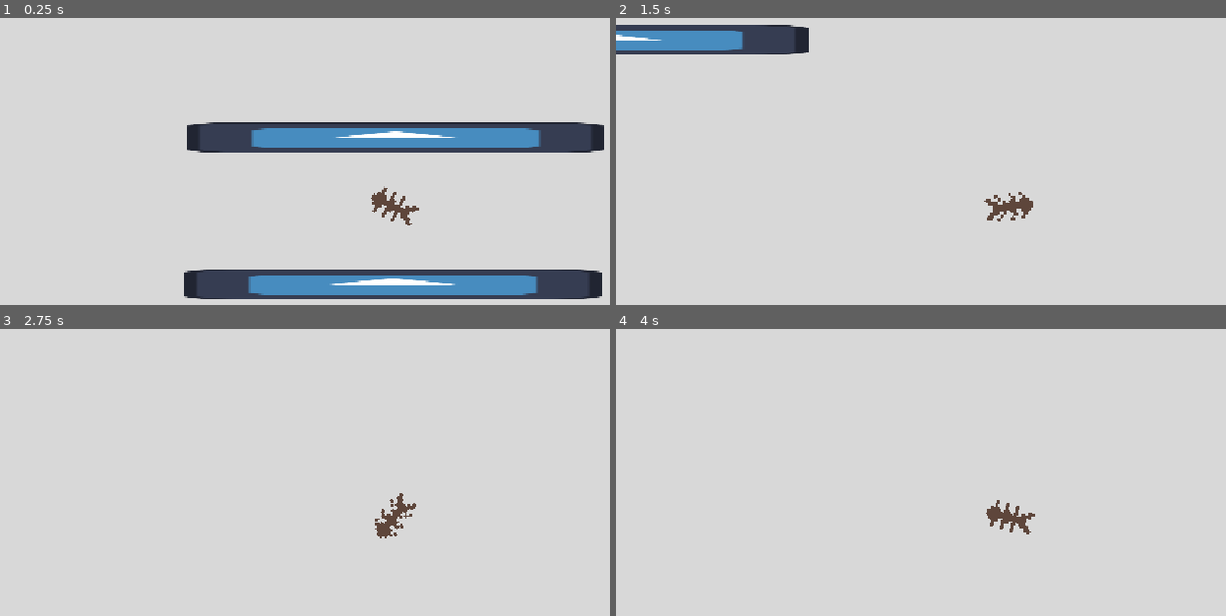
Above: before the commit, frames 1-4 (two rows, left to right).
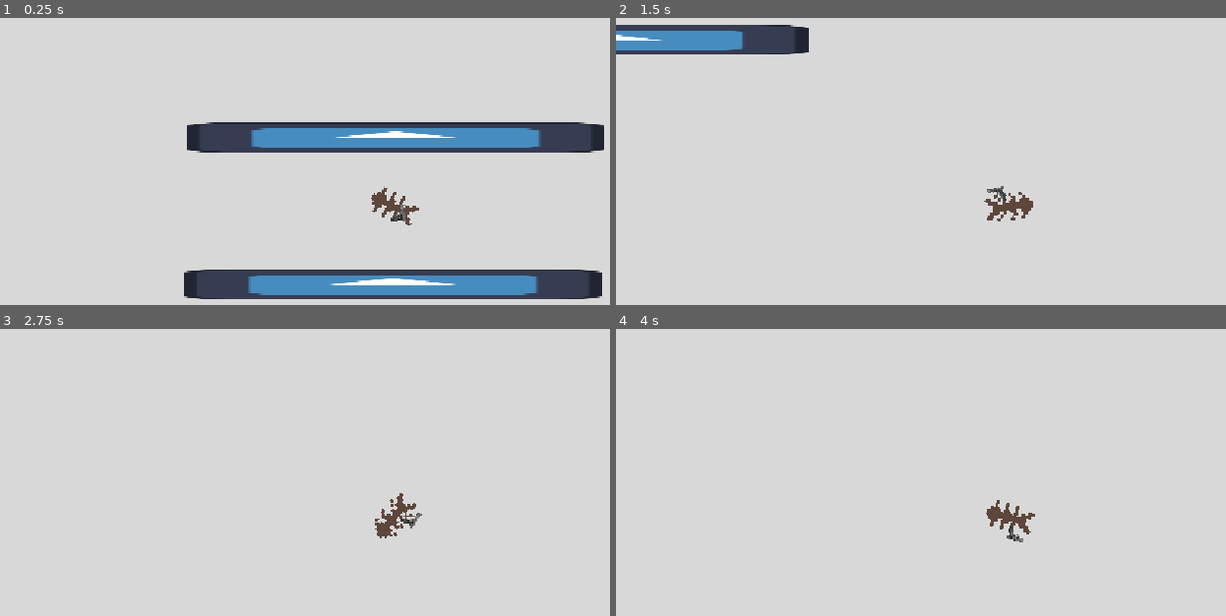
Above: after the commit, the same moments.

Repository: XBotDoesStuff/DTAS-1.5
Game: Godot game, scene res://Levels/testing-floor.tscn
Two runs of this game, one before a commit and one after it. Both use one fixed random seed, a clock stepped at 60 frames per second and the inputs below. The engine's default icon, where the game draws it, is replaced by a stand-in: a white triangle on a blue panel in a dark square.
Inputs (mouse positions are in pixels of both pictures, inside the frame that each line leads up to):
- Up to frame 1 (0.25 s): no input
- Up to frame 2 (1.5 s): tap Enter at 0.5 s; move the mouse to (1183, 184) at 0.52 s; press the mouse at (1183, 184) at 0.53 s; hold D (move_right) 0.53-1.28 s; move the mouse to (853, 227) at 1.27 s; release the mouse at (853, 227) at 1.28 s; hold S (move_down) from 1.28 s (still down); tap Space (dash) at 1.35 s
- Up to frame 3 (2.75 s): click (237, 538) at 1.55 s; move the mouse to (469, 420) at 2.02 s; release S (move_down) at 2.03 s; press the mouse at (469, 420) at 2.03 s; hold D (move_right) from 2.03 s (still down)
- Up to frame 4 (4 s): tap Space (dash) at 2.75, 3.6 s; move the mouse to (969, 607) at 2.77 s; release D (move_right) at 2.78 s; release the mouse at (969, 607) at 2.78 s; hold W (move_up) 2.78-3.53 s; click (969, 607) at 2.85 s; move the mouse to (outside the picture) at 3.52 s; press the mouse at (outside the picture) at 3.53 s; hold A (move_left) from 3.53 s (still down)

The runs differ from the first frame. In frame 1, less than 0.1% of the frame differs, in the area x 64-67%, y 65-71%; in frame 2, less than 0.1%; in frame 3, less than 0.1%; in frame 4, less than 0.1%.

Commit message:
everything is broken i think I need to start over

Diff:
--- a/Scenes/Player/Player.tscn
+++ b/Scenes/Player/Player.tscn
@@ -1,10 +1,11 @@
-[gd_scene load_steps=13 format=3 uid="uid://yd4kiqyhmuvt"]
+[gd_scene load_steps=14 format=3 uid="uid://yd4kiqyhmuvt"]
 
 [ext_resource type="Texture2D" uid="uid://b1ma70blcw5y1" path="res://Sprites/Player/Walking/pixil-layer-2.png" id="1_h54ih"]
 [ext_resource type="Script" uid="uid://cyv1wg80hcgnl" path="res://Scripts/player.gd" id="1_ude3g"]
 [ext_resource type="Texture2D" uid="uid://b03oyivfutyrv" path="res://Sprites/Player/Walking/pixil-layer-0.png" id="2_ude3g"]
 [ext_resource type="Texture2D" uid="uid://caod4ageyp1s" path="res://Sprites/Player/Walking/pixil-layer-1.png" id="3_jmcll"]
 [ext_resource type="Script" uid="uid://d3gkkwrw3xwok" path="res://Scripts/Weapons/player_weapons.gd" id="5_jmcll"]
+[ext_resource type="PackedScene" uid="uid://chxnbdgjno7x7" path="res://Scenes/Weapons/glock_18.tscn" id="6_4wape"]
 
 [sub_resource type="GDScript" id="GDScript_ude3g"]
 script/source = "extends Area2D
@@ -100,5 +101,6 @@
 [node name="PlayerWeapons" type="Node2D" parent="."]
 position = Vector2(8, 15)
 script = ExtResource("5_jmcll")
+weapon_to_equip = ExtResource("6_4wape")
 
 [connection signal="timeout" from="DashTimer" to="." method="_on_dash_timer_timeout"]
--- /dev/null
+++ b/Scenes/Projectiles/PlayerHVBP.tscn
@@ -0,0 +1,26 @@
+[gd_scene load_steps=5 format=3 uid="uid://b4wlpr205uaq6"]
+
+[ext_resource type="Script" uid="uid://dymrlfjeblahb" path="res://Scripts/Projectiles/projectile.gd" id="1_mkmgv"]
+
+[sub_resource type="Gradient" id="Gradient_pvha6"]
+colors = PackedColorArray(0.3529412, 0.3529412, 0, 1, 1, 1, 0, 1)
+
+[sub_resource type="GradientTexture2D" id="GradientTexture2D_mkmgv"]
+gradient = SubResource("Gradient_pvha6")
+
+[sub_resource type="RectangleShape2D" id="RectangleShape2D_uu5gj"]
+size = Vector2(17, 6)
+
+[node name="PlayerHvbp" type="CharacterBody2D" groups=["allyProjectile"]]
+collision_layer = 2
+collision_mask = 2
+script = ExtResource("1_mkmgv")
+
+[node name="Sprite2D" type="Sprite2D" parent="."]
+position = Vector2(0.50000036, 0)
+scale = Vector2(0.265625, 0.09375)
+texture = SubResource("GradientTexture2D_mkmgv")
+
+[node name="CollisionShape2D" type="CollisionShape2D" parent="."]
+position = Vector2(0.5, 0)
+shape = SubResource("RectangleShape2D_uu5gj")
--- /dev/null
+++ b/Scenes/Weapons/glock_18.tscn
@@ -0,0 +1,22 @@
+[gd_scene load_steps=4 format=3 uid="uid://chxnbdgjno7x7"]
+
+[ext_resource type="Script" uid="uid://7pn3ri0g3ikv" path="res://Scripts/Weapons/ranged_weapon.gd" id="1_n6jjd"]
+[ext_resource type="PackedScene" uid="uid://b4wlpr205uaq6" path="res://Scenes/Projectiles/PlayerHVBP.tscn" id="2_t30vd"]
+[ext_resource type="Texture2D" uid="uid://ic3egi4gtsbo" path="res://Sprites/Weapons/Glock18/temp_glock_sprite.png" id="3_6ve4q"]
+
+[node name="Glock18" type="Node2D"]
+script = ExtResource("1_n6jjd")
+pierce = 1.0
+proj_amount = 1
+proj_scene = ExtResource("2_t30vd")
+atk_cooldown = 0.1
+damage = 10.0
+
+[node name="Sprite2D" type="Sprite2D" parent="."]
+scale = Vector2(0.05, 0.05)
+texture = ExtResource("3_6ve4q")
+offset = Vector2(150, 100)
+flip_v = true
+
+[node name="Muzzle" type="Marker2D" parent="."]
+position = Vector2(20, 13)
--- /dev/null
+++ b/Scripts/Projectiles/projectile.gd
@@ -0,0 +1,15 @@
+class_name Projectile
+extends CharacterBody2D
+
+@onready var time_created = Time.get_unix_time_from_system()
+@export var time_to_live = 5.0
+@export var speed = 1000
+@export var friendly_projectile : bool = true
+
+# Called every frame. 'delta' is the elapsed time since the previous frame.
+func _physics_process(delta: float) -> void:
+	velocity = transform.x * speed * delta
+	move_and_collide(velocity)
+
+	if Time.get_unix_time_from_system() - time_to_live >= time_created:
+		queue_free()
--- a/Scripts/Weapons/player_weapons.gd
+++ b/Scripts/Weapons/player_weapons.gd
@@ -16,6 +16,7 @@
 	pass
 
 func equip_weapon(weapon_scene : PackedScene):
+	print("equipping " + str(weapon_scene))
 	# If the player has a primary but no seconday, moves the primary to the secondary slot
 	if current_weapon and not secondary_weapon:
 		current_weapon = secondary_weapon
--- a/Scripts/Weapons/ranged_weapon.gd
+++ b/Scripts/Weapons/ranged_weapon.gd
@@ -1,15 +1,21 @@
 class_name RangedWeapon
 extends Weapon
 
-@export var proj_time_to_live : float
 @export var pierce : float
 @export var proj_amount : int
+@export var proj_scene : PackedScene
 
-# Called when the node enters the scene tree for the first time.
-func _ready() -> void:
-	pass # Replace with function body.
+@onready var muzzle = get_node("Muzzle")
 
+func _use():
+	var projectile = proj_scene.instantiate()
+	add_sibling(projectile)
+	if muzzle:
+		projectile.transform = muzzle.global_transform
+	else:
+		projectile.transform = global_transform
 
-# Called every frame. 'delta' is the elapsed time since the previous frame.
 func _process(delta: float) -> void:
-	pass
+	super._process(delta)
+	if muzzle:
+		muzzle.look_at(get_global_mouse_position())
--- a/Scripts/Weapons/weapon.gd
+++ b/Scripts/Weapons/weapon.gd
@@ -6,13 +6,15 @@
 @export var knockback : float
 @export var hunger_cost : int
 
-@export var weapon_scene : PackedScene
+var weapon_scene = load(get_path())
 
 var last_used_time : float
 var can_use : bool = true
 
 func _process(delta: float) -> void:
-	pass
+	if Input.is_action_pressed("fire"):
+		_try_use()
+	look_at(get_global_mouse_position())
 
 func _equip():
 	pass
--- a/project.godot
+++ b/project.godot
@@ -24,6 +24,7 @@
 player=""
 enemyProjectile=""
 allyProjectile=""
+enemy=""
 
 [input]
 
Not shown, added: Scripts/Projectiles/projectile.gd.uid
Binary file added: Sprites/Weapons/Glock18/temp_glock_sprite.png
Not shown, added: Sprites/Weapons/Glock18/temp_glock_sprite.png.import
